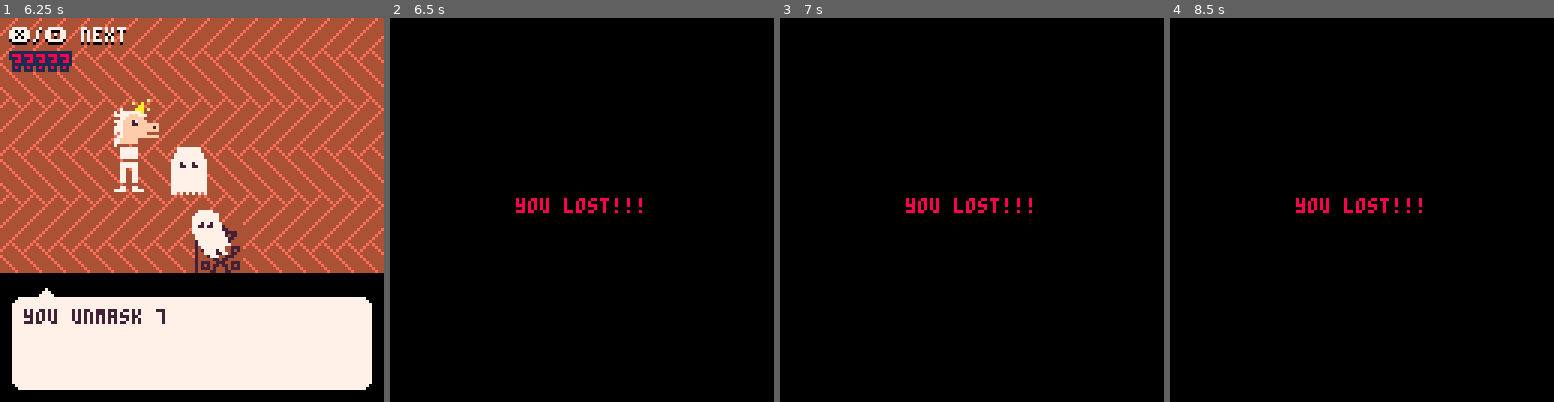
Above: before the commit, frames 1-4 (left to right).
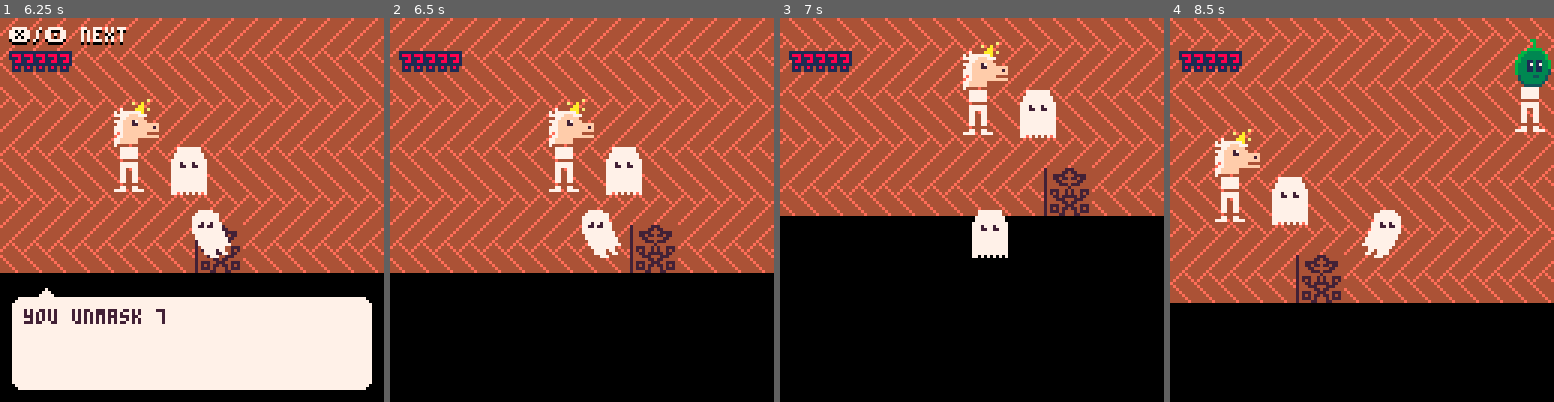
Above: after the commit, the same moments.

Repository: Alfie-Edwards/jaccuse
Game: PICO-8 cartridge game.p8
The game is run twice, just before and just after one commit, with the same random seed, the same clock (stepped at 60 frames per second) and the same inputs.
Inputs (mouse positions are in pixels of both pictures, inside the frame that each line leads up to):
- Up to frame 1 (6.25 s): tap O (Z key) at 0.33, 0.7, 1.43, 2.22, 3.1, 3.98, 4.87, 5.75 s; click (69, 121) at 0.67 s; tap X (X key) at 1.07, 2.07, 2.4, 2.73, 3.07, 3.4, 3.73, 4.07, 4.4, 4.73, 5.07, 5.4, 5.73, 6.07 s; click (130, 267) at 1.22 s; click (195, 114) at 1.77 s; hold Left 1.97-2.37 s; click (257, 259) at 2.32 s; hold Down 2.42-2.82 s; click (322, 106) at 2.87 s; hold Right 2.87-3.53 s; click (84, 256) at 3.42 s; hold Up 3.58-4.08 s; click (145, 102) at 3.97 s; hold Right 4.13-4.53 s; click (211, 248) at 4.52 s; hold Down 4.58-5.08 s; click (272, 94) at 5.07 s; hold Left 5.13-5.8 s; click (337, 244) at 5.62 s; hold Up 5.85-6.18 s; click (99, 90) at 6.17 s; hold Left from 6.23 s (still down)
- Up to frame 2 (6.5 s): keep holding Left; tap X (X key) at 6.4 s
- Up to frame 3 (7 s): release Left at 6.63 s; tap O (Z key) at 6.63 s; hold Down from 6.68 s (still down); click (941, 236) at 6.72 s; tap X (X key) at 6.73 s
- Up to frame 4 (8.5 s): tap X (X key) every 0.33 s from 7.07 to 8.4 s; release Down at 7.08 s; hold Right 7.13-7.8 s; click (1396, 83) at 7.27 s; tap O (Z key) at 7.52, 8.4 s; click (1458, 229) at 7.82 s; hold Up 7.85-8.35 s; click (1219, 79) at 8.37 s; hold Right from 8.4 s (still down)

Frame 1 is identical in both runs. In frame 2, 66% of the frame differs, in the area x 0-100%, y 0-67%; in frame 3, 53%; in frame 4, 74%, in the area x 0-100%, y 0-75%.

Commit message:
Fix losing logic

Diff:
--- a/game.p8
+++ b/game.p8
@@ -25,6 +25,7 @@
 function _init()
 	-- Disable repeated keypresses when holding down key.
 	poke(0x5f5c, 255)
+	lost = false
 
 	init_sprites()
 	init_screens()
--- a/music.lua
+++ b/music.lua
@@ -19,7 +19,7 @@
 		music(-1)
 		music(24)
 		music_state = "won"
-	elseif music_state ~= "lost" and lost() then
+	elseif music_state ~= "lost" and lost then
 		music(-1)
 		music(32)
 		music_state = "lost"
--- a/player.lua
+++ b/player.lua
@@ -39,8 +39,7 @@
 function choose_question()
 	player.questions_remaining -= 1
 	if player.questions_remaining < 0 then
-		-- TODO #finish
-		printh("you lose!!!")
+		lost = true
 	end
 end
 
--- a/screens.lua
+++ b/screens.lua
@@ -55,7 +55,7 @@
 		draw_win_screen()
 		return 1
 	end
-	if lost() then
+	if lost then
 		draw_lose_screen()
 		return 1
 	end
